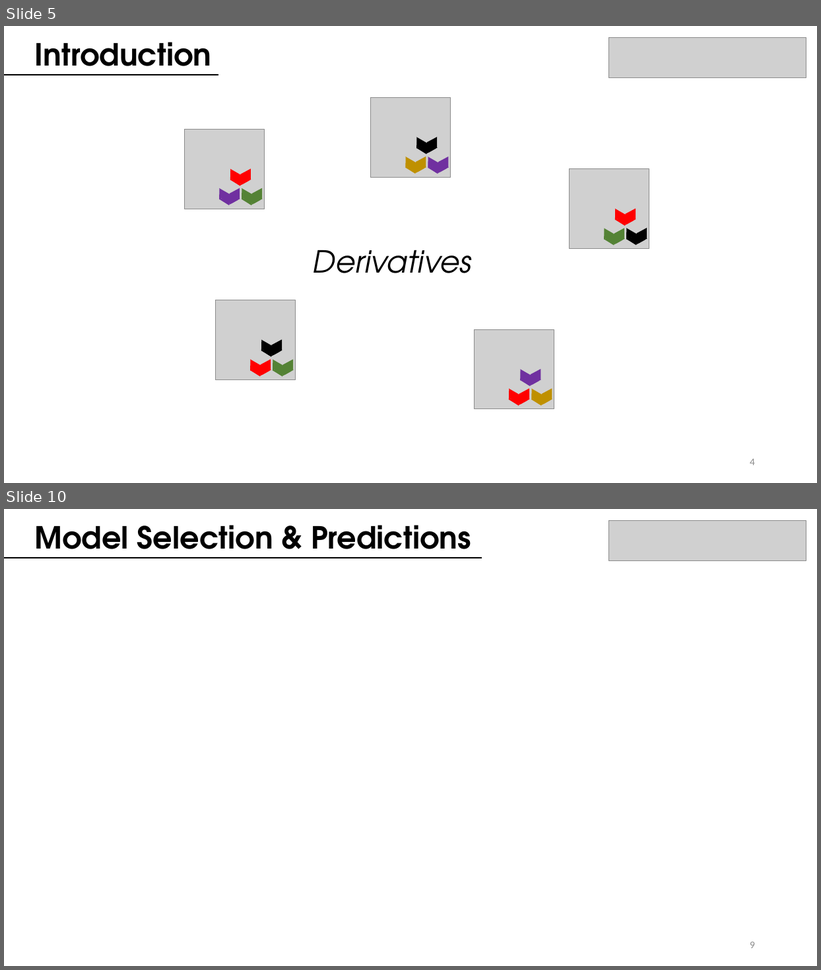
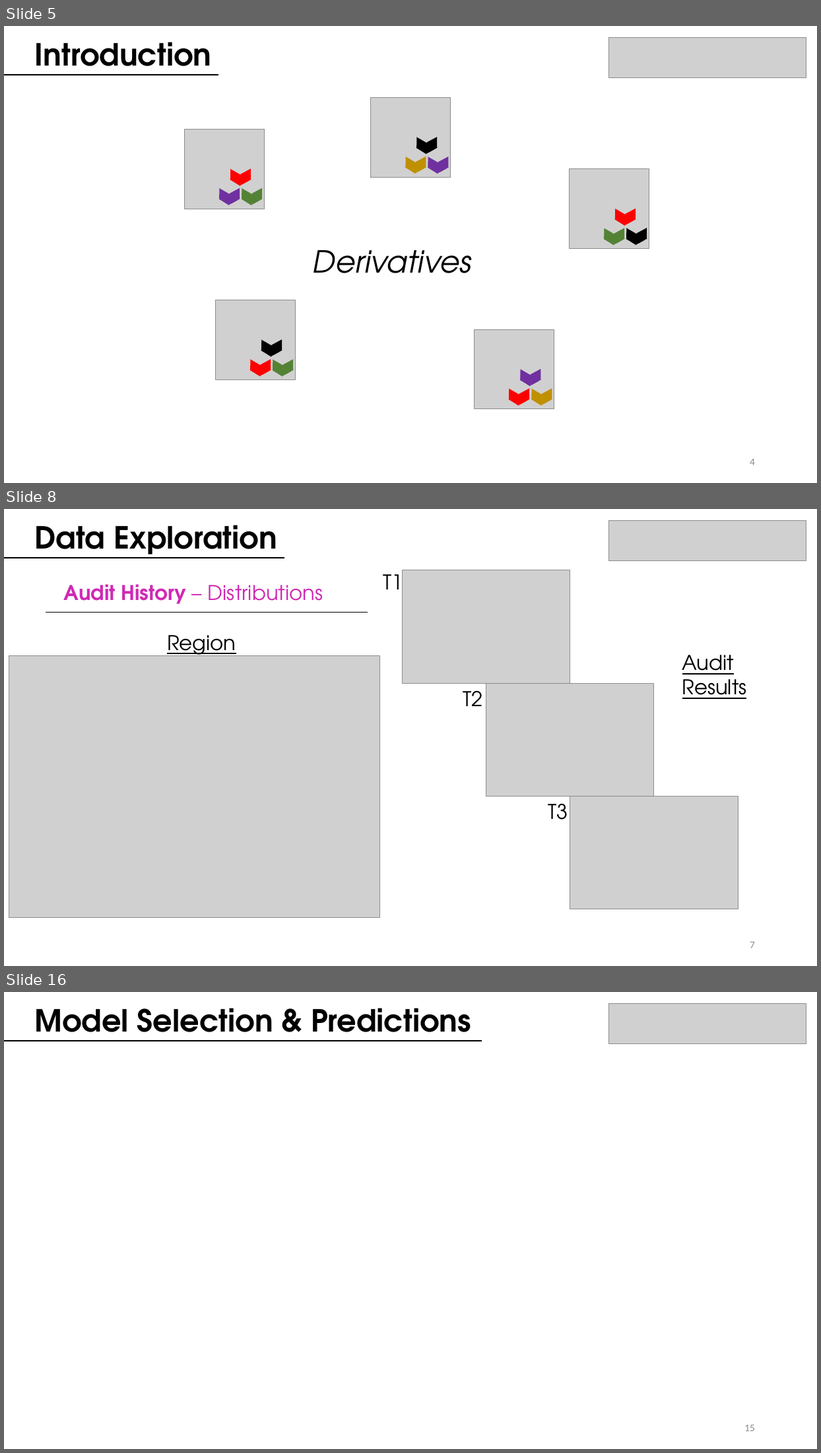
Before and after one commit to juanbeta98/DataScienceStudyCase, a slide deck: BMW ML Case Study.pptx. Shown one above the other, each under a label of ours: slides 5 and 10 before the commit, slides 5, 8 and 16 after it; the slides between them are not shown. The pictures are 821x970 and 821x1453 pixels, drawn with LibreOffice and Linux fonts; fonts in the diff are those of the drawing; grey boxes stand for pictures. Boxes give left, top, right and bottom in pixels: in the first picture for what was removed or moved away, otherwise in the second. Text is boxed around its words. In the diff, an @@ line names an element or a change of style, - is before the commit and + after.

```diff
--- a/BMW ML Case Study.pptx
+++ b/BMW ML Case Study.pptx
@@ slide 8 added at bbox=[4, 509, 817, 966], background #FFFFFF @@
@@ text added at bbox=[35, 525, 277, 559], 36 pt, text #000000, bold @@
+Data Exploration
@@ picture added at bbox=[609, 521, 806, 561] @@
@@ line added from (4, 557) to (284, 557), #000000 0.5 pt @@
@@ line added from (4, 559) to (284, 559), #000000 0.5 pt @@
@@ text added at bbox=[64, 584, 323, 604], 24 pt, text #CF29B5 @@
+Audit History – Distributions
@@ text added at bbox=[383, 570, 403, 599], 24 pt, text #000000 @@
+T1
@@ picture added at bbox=[403, 570, 570, 683] @@
@@ line added from (46, 612) to (368, 612), #000000 0.5 pt @@
@@ text added at bbox=[167, 635, 236, 660], 24 pt, text #000000, underline @@
+Region
@@ picture added at bbox=[9, 656, 380, 918] @@
@@ text added at bbox=[682, 655, 747, 699], 24 pt, text #000000, underline @@
+Audit Results
@@ picture added at bbox=[486, 683, 654, 796] @@
@@ text added at bbox=[463, 691, 482, 706], 24 pt, text #000000 @@
+T2
@@ text added at bbox=[548, 804, 568, 820], 24 pt, text #000000 @@
+T3
@@ picture added at bbox=[570, 796, 738, 909] @@
@@ page number added at bbox=[750, 942, 755, 949], 12 pt, text #8C8C8C @@
+7
@@ what was slide 10 is now slide 16 @@
@@ page number at bbox=[745, 1425, 755, 1432]: text changed @@
-9
+15
```
Also in this commit, not shown: 3 slides changed, 6 other slides added, 1 slide removed, 2 other files.
